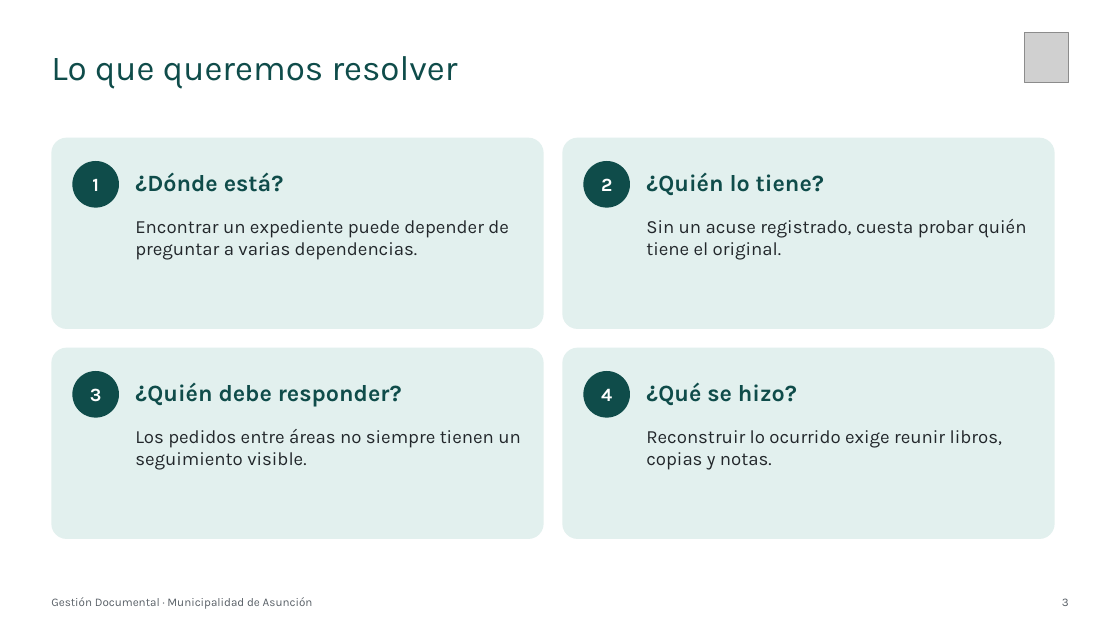
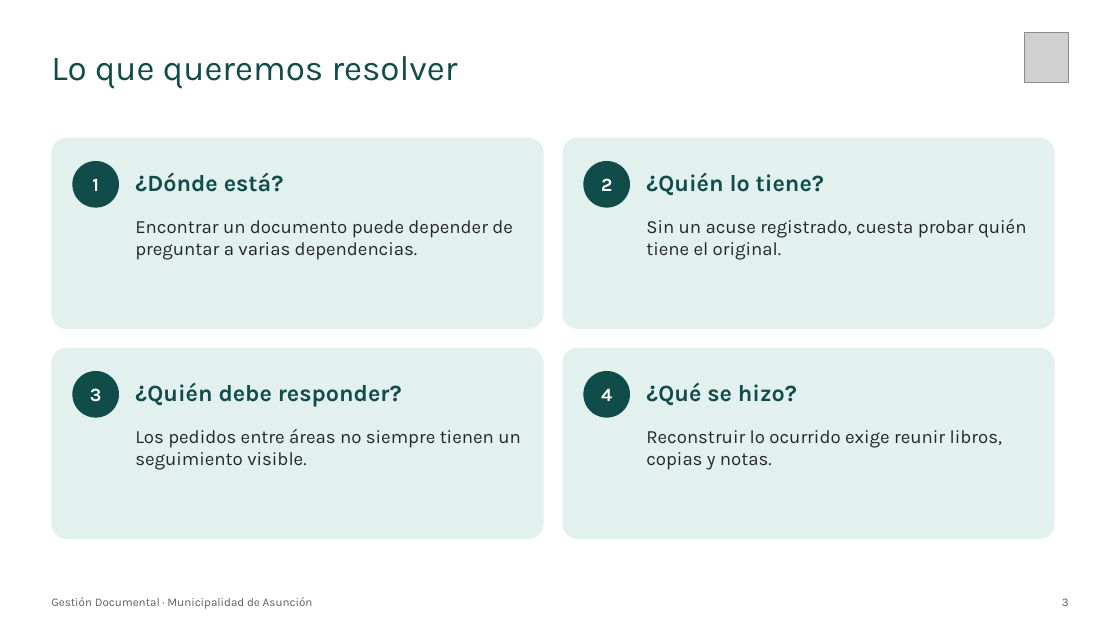
Before and after one commit to YumitoAcosta7/gestion-documental, a slide deck: slide 3 of docs/material/Presentacion-Gestion-Documental.pptx. Drawn at 1120x630 pixels with LibreOffice and Linux fonts; fonts in the diff are those of the drawing; grey boxes stand for pictures. Boxes give left, top, right and bottom in pixels: in the first picture for what was removed or moved away, otherwise in the second. Text is boxed around its words. In the diff, an @@ line names an element or a change of style, - is before the commit and + after.

```diff
--- a/docs/material/Presentacion-Gestion-Documental.pptx
+++ b/docs/material/Presentacion-Gestion-Documental.pptx
@@ text at box(135, 220, 513, 260): text changed @@
-Encontrar un expediente puede depender de preguntar a varias dependencias.
+Encontrar un documento puede depender de preguntar a varias dependencias.
```
Also in this commit, not shown: 11 other slides changed, 3 slides added, 27 other files.
